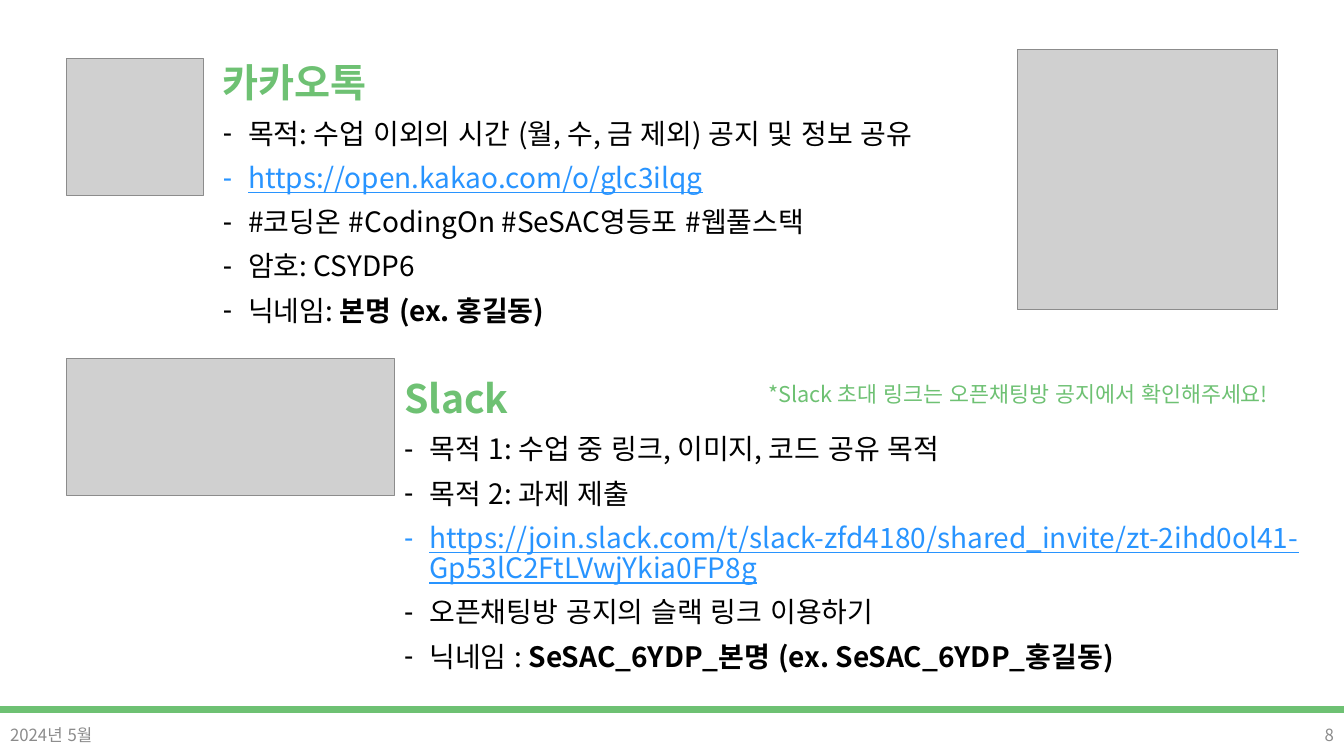
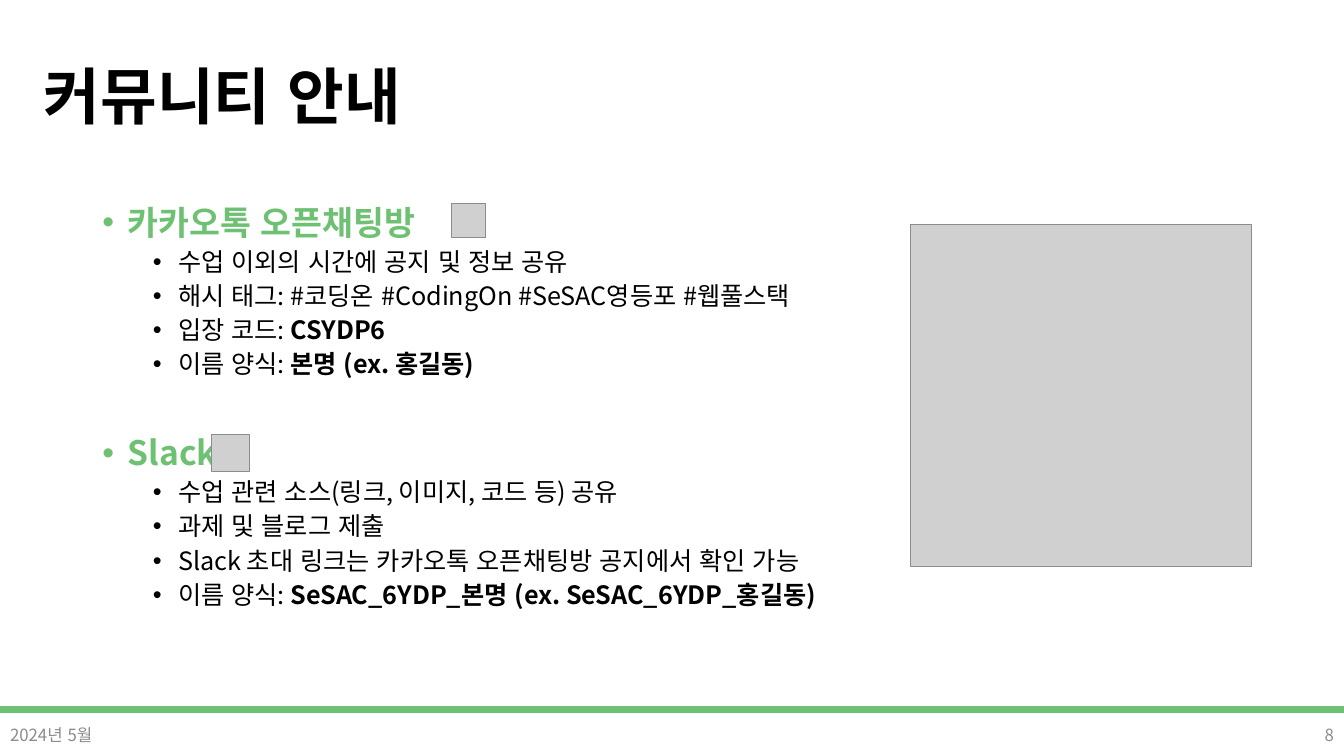
Before and after one commit to DevDamon0527/SeSAC_Yeongdeungpo_Campus_6th, a slide deck: slide 8 of material/[SeSAC_YDP_6] 01_ot,git.pptx. Drawn at 1344x756 pixels with LibreOffice and Linux fonts; fonts in the diff are those of the drawing; grey boxes stand for pictures; background and template pictures are left out. Boxes give left, top, right and bottom in pixels: in the first picture for what was removed or moved away, otherwise in the second. Text is boxed around its words. In the diff, an @@ line names an element or a change of style, - is before the commit and + after.

```diff
--- a/material/[SeSAC_YDP_6] 01_ot,git.pptx
+++ b/material/[SeSAC_YDP_6] 01_ot,git.pptx
@@ title added at <box>44,67,401,125</box>, 44 pt, text #000000, bold @@
+커뮤니티 안내
@@ text removed at <box>223,64,913,327</box> @@
-카카오톡
-– 목적: 수업 이외의 시간 (월, 수, 금 제외) 공지 및 정보 공유
-– https://open.kakao.com/o/glc3ilqg
-– #코딩온 #CodingOn #SeSAC영등포 #웹풀스택
-– 암호: CSYDP6
-– 닉네임: 본명 (ex. 홍길동)
@@ text added at <box>128,207,816,609</box>, 18 pt, text #000000 @@
+• 카카오톡 오픈채팅방
+  • 수업 이외의 시간에 공지 및 정보 공유
+  • 해시 태그: #코딩온 #CodingOn #SeSAC영등포 #웹풀스택
+  • 입장 코드: CSYDP6
+  • 이름 양식: 본명 (ex. 홍길동)
+• Slack
+  • 수업 관련 소스(링크, 이미지, 코드 등) 공유
+  • 과제 및 블로그 제출
+  • Slack 초대 링크는 카카오톡 오픈채팅방 공지에서 확인 가능
+  • 이름 양식: SeSAC_6YDP_본명 (ex. SeSAC_6YDP_홍길동)
@@ picture: place and size @@
-picture at <box>67,58,204,196</box>
+picture at <box>452,204,486,238</box>
@@ picture: place and size @@
-picture at <box>1017,49,1278,311</box>
+picture at <box>910,225,1252,567</box>
@@ picture removed at <box>67,358,394,495</box> @@
@@ text removed at <box>404,381,1297,673</box> @@
-Slack
-– 목적 1: 수업 중 링크, 이미지, 코드 공유 목적
-– 목적 2: 과제 제출
-– https://join.slack.com/t/slack-zfd4180/shared_invite/zt-2ihd0ol41-Gp53lC2FtLVwjYkia0FP8g
-– 오픈채팅방 공지의 슬랙 링크 이용하기
-– 닉네임 : SeSAC_6YDP_본명 (ex. SeSAC_6YDP_홍길동)
@@ text removed at <box>768,384,1268,404</box> @@
-*Slack 초대 링크는 오픈채팅방 공지에서 확인해주세요!
@@ picture added at <box>212,435,250,472</box> @@
```
Also in this commit, not shown: 12 other slides changed, 1 slide added, 4 slides removed.
